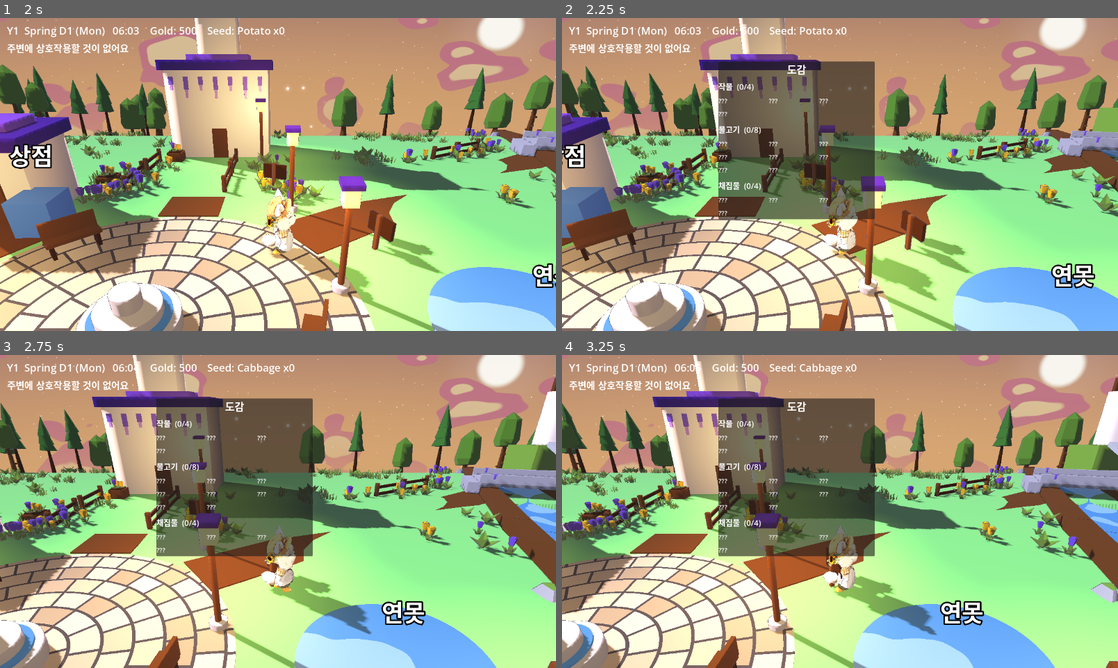
Above: before the commit, frames 1-4 (two rows, left to right).
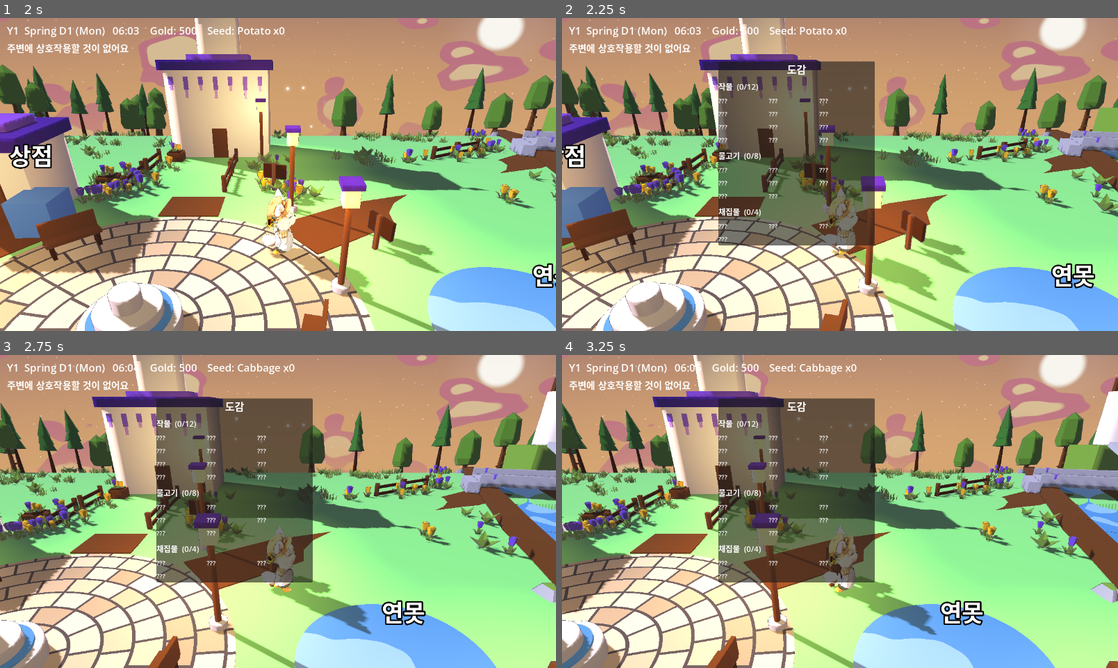
Above: after the commit, the same moments.

Repository: ui2030/cozy_vale
Game: Godot game, scene res://world/world.tscn
Two runs of this game, one before a commit and one after it. Both use one fixed random seed, a clock stepped at 60 frames per second and the inputs below.
Inputs (mouse positions are in pixels of both pictures, inside the frame that each line leads up to):
- Up to frame 1 (2 s): tap Enter at 0.5 s; move the mouse to (400, 158) at 0.52 s; hold D (move_right) 0.53-1.25 s; hold Q (cycle_seed) 0.53-1.25 s; click (400, 158) at 0.67 s; tap Space at 0.77 s; drag from (166, 190) to (250, 237) at 1.27 s
- Up to frame 2 (2.25 s): move the mouse to (895, 105) at 2.02 s; hold D (move_right) from 2.03 s (still down); hold B (collection) from 2.03 s (still down)
- Up to frame 3 (2.75 s): keep holding D (move_right); keep holding B (collection); tap Q (cycle_seed) at 2.3 s
- Up to frame 4 (3.25 s): release D (move_right) at 2.75 s; release B (collection) at 2.75 s; drag from (812, 574) to (673, 464) at 2.77 s

Frame 1 is identical in both runs. In frame 2, 3.0% of the frame differs, in the area x 28-57%, y 21-73%; in frame 3, 3.0%; in frame 4, 3.0%.

Commit message:
feat: 작물 12종 확충 — 여름·가을 8종 + 계절 상점
- 여름 pepper/tomato/corn/watermelon, 가을 carrot/eggplant/cranberry/pumpkin
- corn만 여름·가을 2계절, 겨울은 휴경(낚시·채집의 계절, 설계)
- 상점은 이번 계절 씨앗만 판매, 겨울 재고 0 안내 3곳(HUD·토스트·가방)
- Q 순환·가방 = 보유 ∪ 계절 재고 한 집합, 계절 밖 선택은 active_seed 스냅
- plant()가 철 지난 씨앗 거부(씨앗 증발 방지), 계절 판정 crop_in_season 단일화
- 성장 박스 색 crops.json color 구동(새싹→고유색 lerp)
- 밸런스 gold/day 8~26 대역을 test_core가 데이터로 강제, save v5 트립와이어
- 테스트 10종 PASS, 스샷 lookdev/shots/crops_h1

Diff:
--- a/autoload/game_data.gd
+++ b/autoload/game_data.gd
@@ -50,10 +50,18 @@
 	var seeds := {}
 	for cid in crops:
 		var c: Dictionary = crops[cid]
-		for key in ["name", "seed_id", "grow_days", "sell_price", "seed_cost", "stages"]:
+		for key in ["name", "seed_id", "seasons", "grow_days", "sell_price", "seed_cost", "stages"]:
 			assert(c.has(key), "%s 에 %s 누락" % [cid, key])
 		assert(not seeds.has(c["seed_id"]), "seed_id 중복: " + c["seed_id"])
 		seeds[c["seed_id"]] = true
+		assert(not c["seasons"].is_empty(), "%s 계절 비어있음(어디서도 못 심음)" % cid)
+		for s in c["seasons"]:
+			assert(s in SEASON_IDS, "%s 계절 잘못됨: %s" % [cid, str(s)])
+		# color(성장 단계 색)는 선택 필드 — 있으면 [r,g,b] 0..1. 없으면 런타임 기본값.
+		var col: Array = c.get("color", [])
+		assert(col.is_empty() or col.size() == 3, "%s color = [r,g,b] 아님" % cid)
+		for v in col:
+			assert(float(v) >= 0.0 and float(v) <= 1.0, "%s color 0..1 벗어남: %s" % [cid, str(v)])
 	# 물고기·채집물 필수 필드 + 계절 유효 + difficulty(낚시 판정폭) 범위
 	for fid in fish:
 		var d: Dictionary = fish[fid]
@@ -154,6 +162,19 @@
 func crop_from_seed(seed_id: String) -> String:
 	return _seed_to_crop.get(seed_id, "")
 
+# 그 계절에 심을 수 있는 작물인가 — 상점 재고·심기 차단·계절 고사가 전부 이 한 판정을 쓴다.
+func crop_in_season(crop_id: String, sid: String) -> bool:
+	return sid in crops.get(crop_id, {}).get("seasons", [])
+
+# 그 계절 상점 재고(= 심을 수 있는 씨앗). 정렬은 all_seed_ids 순서 단일 출처라
+# 상점·Q순환·가방 패널의 순서가 어긋날 수 없다. 겨울은 빈 배열(설계: 낚시·채집의 계절).
+func season_seed_ids(sid: String) -> Array:
+	var out := []
+	for seed_id in all_seed_ids():
+		if crop_in_season(_seed_to_crop[seed_id], sid):
+			out.append(seed_id)
+	return out
+
 func sell_price(item_id: String) -> int:
 	for src in [crops, fish, forage]:
 		if src.has(item_id):
--- a/data/crops.json
+++ b/data/crops.json
@@ -1,18 +1,62 @@
 {
 	"crop.turnip": {
 		"name": "Turnip", "seed_id": "seed.turnip", "seasons": ["spring"],
-		"grow_days": 4, "regrow_days": 0, "sell_price": 60, "seed_cost": 20, "stages": 3
+		"grow_days": 4, "regrow_days": 0, "sell_price": 60, "seed_cost": 20, "stages": 3,
+		"color": [0.93, 0.91, 0.85]
 	},
 	"crop.potato": {
 		"name": "Potato", "seed_id": "seed.potato", "seasons": ["spring"],
-		"grow_days": 6, "regrow_days": 0, "sell_price": 90, "seed_cost": 30, "stages": 3
+		"grow_days": 6, "regrow_days": 0, "sell_price": 90, "seed_cost": 30, "stages": 3,
+		"color": [0.70, 0.52, 0.32]
 	},
 	"crop.cabbage": {
 		"name": "Cabbage", "seed_id": "seed.cabbage", "seasons": ["spring"],
-		"grow_days": 5, "regrow_days": 0, "sell_price": 100, "seed_cost": 40, "stages": 3
+		"grow_days": 5, "regrow_days": 0, "sell_price": 100, "seed_cost": 40, "stages": 3,
+		"color": [0.60, 0.82, 0.50]
 	},
 	"crop.strawberry": {
 		"name": "Strawberry", "seed_id": "seed.strawberry", "seasons": ["spring"],
-		"grow_days": 8, "regrow_days": 4, "sell_price": 120, "seed_cost": 50, "stages": 4
+		"grow_days": 8, "regrow_days": 4, "sell_price": 120, "seed_cost": 50, "stages": 4,
+		"color": [0.87, 0.20, 0.30]
+	},
+	"crop.pepper": {
+		"name": "Pepper", "seed_id": "seed.pepper", "seasons": ["summer"],
+		"grow_days": 5, "regrow_days": 2, "sell_price": 50, "seed_cost": 40, "stages": 3,
+		"color": [0.97, 0.80, 0.18]
+	},
+	"crop.tomato": {
+		"name": "Tomato", "seed_id": "seed.tomato", "seasons": ["summer"],
+		"grow_days": 7, "regrow_days": 3, "sell_price": 90, "seed_cost": 60, "stages": 4,
+		"color": [0.95, 0.40, 0.22]
+	},
+	"crop.corn": {
+		"name": "Corn", "seed_id": "seed.corn", "seasons": ["summer", "autumn"],
+		"grow_days": 9, "regrow_days": 0, "sell_price": 170, "seed_cost": 70, "stages": 4,
+		"color": [0.88, 0.80, 0.35]
+	},
+	"crop.watermelon": {
+		"name": "Watermelon", "seed_id": "seed.watermelon", "seasons": ["summer"],
+		"grow_days": 12, "regrow_days": 0, "sell_price": 350, "seed_cost": 120, "stages": 4,
+		"color": [0.16, 0.50, 0.34]
+	},
+	"crop.carrot": {
+		"name": "Carrot", "seed_id": "seed.carrot", "seasons": ["autumn"],
+		"grow_days": 4, "regrow_days": 0, "sell_price": 70, "seed_cost": 25, "stages": 3,
+		"color": [0.98, 0.68, 0.25]
+	},
+	"crop.eggplant": {
+		"name": "Eggplant", "seed_id": "seed.eggplant", "seasons": ["autumn"],
+		"grow_days": 6, "regrow_days": 3, "sell_price": 80, "seed_cost": 50, "stages": 4,
+		"color": [0.45, 0.25, 0.60]
+	},
+	"crop.cranberry": {
+		"name": "Cranberry", "seed_id": "seed.cranberry", "seasons": ["autumn"],
+		"grow_days": 9, "regrow_days": 5, "sell_price": 180, "seed_cost": 100, "stages": 4,
+		"color": [0.75, 0.12, 0.25]
+	},
+	"crop.pumpkin": {
+		"name": "Pumpkin", "seed_id": "seed.pumpkin", "seasons": ["autumn"],
+		"grow_days": 13, "regrow_days": 0, "sell_price": 400, "seed_cost": 130, "stages": 4,
+		"color": [0.88, 0.42, 0.08]
 	}
 }
--- a/farm/farm_system.gd
+++ b/farm/farm_system.gd
@@ -45,7 +45,8 @@
 	if t.is_empty() or t.get("crop_id", "") != "":
 		return false
 	var cid := GameData.crop_from_seed(seed_id)
-	if cid == "":
+	# 철 지난 씨앗은 심는 순간 막는다 — 심으면 다음 아침 _season_deaths가 조용히 없애 씨앗만 증발한다.
+	if cid == "" or not GameData.crop_in_season(cid, GameData.season_id(GameClock.season())):
 		return false
 	t["crop_id"] = cid
 	t["planted_abs_day"] = GameClock.abs_day
@@ -118,13 +119,19 @@
 	for cell in tiles:
 		var t: Dictionary = tiles[cell]
 		if t.get("crop_id", "") != "":
-			var seasons: Array = GameData.crops[t["crop_id"]].get("seasons", [])
-			if not seasons.has(sn):
+			if not GameData.crop_in_season(t["crop_id"], sn):
 				t["crop_id"] = ""
 				t["watered_growth_days"] = 0
 				t["planted_abs_day"] = -1
 
 # ── 시각화 ─────────────────────────────────────────────────────
+const SPROUT := Color(0.35, 0.62, 0.28)   # 새싹 = 전 작물 공통 출발색
+const RIPE_FALLBACK := Color(0.85, 0.75, 0.25)  # color 필드 없는 작물(구데이터) 기본 열매색
+
+func crop_color(crop_id: String) -> Color:
+	var c: Array = GameData.crops.get(crop_id, {}).get("color", [])
+	return Color(c[0], c[1], c[2]) if c.size() == 3 else RIPE_FALLBACK
+
 func _refresh(cell: Vector2i) -> void:
 	var t: Dictionary = tiles.get(cell, {})
 	if t.is_empty():
@@ -150,7 +157,8 @@
 		crop.scale = Vector3(1, frac, 1)
 		crop.position = _center(cell) + Vector3(0, 0.11 + 0.35 * frac, 0)  # 밑면 접지
 		var cm: ShaderMaterial = crop.material_override
-		cm.set_shader_parameter("albedo", Color(0.85, 0.75, 0.25) if is_mature_at(cell) else Color(0.35, 0.62, 0.28))
+		var ripe := crop_color(cid)  # 다 자란 색은 작물별(crops.json) — 12종을 밭에서 구분
+		cm.set_shader_parameter("albedo", ripe if is_mature_at(cell) else SPROUT.lerp(ripe, frac))
 
 func _make_nodes(cell: Vector2i) -> Dictionary:
 	var soil := MeshInstance3D.new()
--- a/player/player.gd
+++ b/player/player.gd
@@ -177,10 +177,13 @@
 			Sfx.play("water")
 		return
 	if not t.is_empty() and t.get("crop_id", "") == "":
-		if selected_seed != "" and count(selected_seed) > 0:  # 갈아엎음 + 씨앗 → 심기
-			if _farm.plant(cell, selected_seed):
-				_remove_item(selected_seed, 1)
+		var sid := active_seed()
+		if sid != "" and count(sid) > 0:  # 갈아엎음 + 씨앗 → 심기
+			if _farm.plant(cell, sid):
+				_remove_item(sid, 1)
 				Sfx.play("plant")
+			else:  # 빈 타일이 확인된 뒤라 실패 사유는 계절뿐 (씨앗은 소모되지 않음)
+				message.emit("지금 계절엔 심을 수 없어요")
 		return
 	if _farm.till(cell):  # 맨땅 → 괭이질
 		Sfx.play("hoe")
@@ -315,19 +318,25 @@
 		SaveManager.request_save("sleep")
 
 func _buy_seed() -> void:
-	if selected_seed == "":
-		return
 	if GameClock.weekday() == 6:  # 일요일 휴무
 		message.emit("Shop closed (Sun)")
 		return
-	var cost := GameData.seed_cost(selected_seed)
-	if gold >= cost:
-		gold -= cost
-		_add_item(selected_seed, 1)
-		Sfx.play("coin")
-		message.emit("Bought " + GameData.display_name(GameData.crop_from_seed(selected_seed)) + " seed")
-	else:
+	var stock := GameData.season_seed_ids(GameData.season_id(GameClock.season()))
+	if stock.is_empty():  # 겨울 = 씨앗 재고 0 (설계상 낚시·채집의 계절)
+		message.emit("이번 계절엔 씨앗을 팔지 않아요")
+		return
+	var sid := active_seed()
+	if not sid in stock:  # 철 지난 보유 씨앗을 든 채 상점에 온 경우
+		message.emit("이번 계절 씨앗만 팔아요 (Q로 전환)")
+		return
+	var cost := GameData.seed_cost(sid)
+	if gold < cost:
 		message.emit("골드 부족")
+		return
+	gold -= cost
+	_add_item(sid, 1)
+	Sfx.play("coin")
+	message.emit("Bought " + GameData.display_name(GameData.crop_from_seed(sid)) + " seed")
 
 # 프러포즈 아이템 구매 (가방 패널 버튼 → 여기). 씨앗 구매와 같은 상점 규칙(휴무·골드).
 # 씨앗 순환·선택 집합엔 넣지 않는다 — 반지는 all_seed_ids 밖의 단일 아이템.
@@ -402,16 +411,35 @@
 	selected_seed = id
 	stats_changed.emit()
 
+# Q 순환·가방 패널 공용 집합: 보유(>0) 씨앗 ∪ 이번 계절 상점 재고.
+# 12종을 통째로 돌리면 소음이라 "지금 쓸 수 있는 것"만 남긴다. 철 지난 보유 씨앗은
+# 재고엔 없어도 남아 있으니 순환·패널 양쪽에 계속 보인다(재고 확인 가능).
+func cycle_seeds() -> Array:
+	var stock := GameData.season_seed_ids(GameData.season_id(GameClock.season()))
+	var out := []
+	for sid in GameData.all_seed_ids():  # 정렬 단일 출처
+		if sid in stock or count(sid) > 0:
+			out.append(sid)
+	return out
+
+# 실제로 적용되는 선택 씨앗. 계절이 바뀌어 선택이 순환 집합 밖으로 밀리면 첫 후보로 스냅해서
+# 읽는 쪽(HUD·상점·심기·패널 강조)을 통일한다 — selected_seed(저장 표면)는 건드리지 않는다.
+func active_seed() -> String:
+	var seeds := cycle_seeds()
+	if seeds.is_empty():  # 겨울 무보유 = 고를 씨앗 자체가 없음
+		return ""
+	return selected_seed if selected_seed in seeds else seeds[0]
+
 func _select_first_seed() -> void:
-	var seeds := GameData.all_seed_ids()
+	var seeds := cycle_seeds()
 	if seeds.size() > 0:
 		selected_seed = seeds[0]
 
 func _cycle_seed() -> void:
-	var seeds := GameData.all_seed_ids()
+	var seeds := cycle_seeds()
 	if seeds.is_empty():
 		return
-	var i := seeds.find(selected_seed)
+	var i := seeds.find(active_seed())  # 스냅된 자리 다음으로 — 계절 바뀐 뒤 첫 Q가 제자리 걸음 안 함
 	selected_seed = seeds[(i + 1) % seeds.size()]
 	stats_changed.emit()
 
--- a/tests/e2e_inventory.gd
+++ b/tests/e2e_inventory.gd
@@ -18,8 +18,9 @@
 	assert(panel.visible, "I → 열림")
 	# 씨앗 버튼 클릭 = selected_seed 교체 (Q 순환과 같은 집합)
 	var player: Node = get_tree().get_first_node_in_group("player")
-	var seeds: Array = GameData.all_seed_ids()
-	var other: String = seeds[1] if seeds[0] == player.selected_seed else seeds[0]
+	var seeds: Array = player.cycle_seeds()  # 패널 목록 = Q 순환 집합(이번 계절 재고 ∪ 보유)
+	assert(seeds.size() >= 2, "봄 시작 = 고를 씨앗 2종 이상 (실제 %d)" % seeds.size())
+	var other: String = seeds[1] if seeds[0] == player.active_seed() else seeds[0]
 	var btns: Array = panel.find_children("", "Button", true, false)  # owned=false: 코드 생성 노드
 	assert(btns.size() == seeds.size() + 1, "씨앗 %d + 반지 1 버튼 (실제 %d)" % [seeds.size(), btns.size()])
 	btns[seeds.find(other)].pressed.emit()  # 반지 행은 씨앗 뒤에 붙어 인덱스 불변
--- /dev/null
+++ b/tests/shot_crops.gd
@@ -0,0 +1,83 @@
+extends Node
+# H-1(작물 12종) 스크린샷 하네스. 창 있는 실행 전용 — 헤드리스는 캡처 불가.
+#   godot --path . res://tests/shot_crops.tscn -- shop|shopseeds|farm
+# world.gd에 검증 훅을 더 얹지 않으려고 배치·촬영을 여기서 한다(쓰기 범위 = tests/).
+# 유저 세이브는 SaveManager.suspended로 막고, 셸에서도 백업/복원한다.
+
+const SHOT_DIR := "res://lookdev/shots/crops_h1/"
+
+func _ready() -> void:
+	SaveManager.suspended = true  # world._ready의 로드는 읽기 전용, 이후 쓰기는 전면 차단
+	add_child(preload("res://world/world.tscn").instantiate())
+	_run.call_deferred()
+
+func _run() -> void:
+	await get_tree().process_frame
+	var args := OS.get_cmdline_user_args()
+	var what: String = args[0] if args.size() > 0 else "farm"
+	# 맑은 평일 정오 (비 오는 컷·상점 휴무 회피). winter 샷만 겨울, 나머지는 여름.
+	var first: int = 84 if what == "winter" else 28
+	for d in range(first, first + 28):
+		GameClock.abs_day = d
+		if not GameData.is_rainy(d) and GameClock.weekday() != 6:
+			break
+	# 상점 컷은 아침 8시 — 정오엔 주민이 상점 앞에 서서 프롬프트가 대화로 먹힌다(가장 가까운 대상 판정).
+	GameClock.game_min = (12 * 60) if what == "farm" else (8 * 60)
+	var player := get_tree().get_first_node_in_group("player")
+	player.gold = 500
+	match what:
+		"farm":
+			_plant_showcase()
+			player.global_position = Vector3(2.5, 2, 6.2)  # 밭 서쪽에 비켜서 작물을 가리지 않게
+			player._face_dir(Vector3(0, 0, -1))
+			# 추종 카메라를 세우고 밭을 내려다보게 수동 배치(world.gd의 여백 샷과 같은 수법).
+			# 플레이어 집이 밭 바로 남쪽이라 기본 추종 위치(+Z 9.5)는 집 안으로 들어간다.
+			var cam: Camera3D = find_child("Camera", true, false)
+			cam.set_process(false)
+			cam.global_position = Vector3(5.5, 7.0, 11.0)
+			cam.look_at(Vector3(5.5, 0.3, 4.0), Vector3.UP)
+		"shopseeds":
+			player.global_position = Vector3(-5, 2, -3.4)
+			player._face_dir(Vector3(0, 0, -1))
+			player._add_item("seed.tomato", 2)   # 이번 계절 보유
+			player._add_item("seed.turnip", 1)   # 철 지난 보유분도 목록에 남는지 확인용
+			_open_bag()
+		"winter":
+			player.global_position = Vector3(-5, 2, -3.4)  # 겨울 상점: 재고 0 처리 확인
+			player._face_dir(Vector3(0, 0, -1))
+			_open_bag()
+		_:  # shop — 상점 프롬프트 + 실제 구매 토스트
+			player.global_position = Vector3(-5, 2, -3.4)
+			player._face_dir(Vector3(0, 0, -1))
+	await get_tree().create_timer(1.5).timeout  # 착지 + 조명·물 셰이더 안정
+	if what == "shop" or what == "winter":
+		player._buy_seed()  # 여름 = 제철 씨앗 구매 성공 / 겨울 = 재고 없음 안내
+		await get_tree().create_timer(0.2).timeout
+	await RenderingServer.frame_post_draw
+	var img := get_viewport().get_texture().get_image()
+	DirAccess.make_dir_recursive_absolute(SHOT_DIR)
+	img.save_png(SHOT_DIR + what + ".png")
+	print("saved ", SHOT_DIR, what, ".png  season=", GameData.season_id(GameClock.season()),
+		" day=", GameClock.day_of_season(), " rain=", GameData.is_rainy(GameClock.abs_day))
+	get_tree().quit()
+
+func _open_bag() -> void:
+	var panel := get_tree().get_first_node_in_group("inventory_panel")
+	panel.visible = true
+	panel._rebuild()
+
+# 여름 밭 진열: 성장 중 / 다 자람을 나란히 두고 작물별 색을 한 컷에 담는다.
+func _plant_showcase() -> void:
+	var farm := get_tree().get_first_node_in_group("farm")
+	for r in [  # [칸, 씨앗, 물 준 성장일] — grow_days 도달 = 성숙
+		[Vector2i(4, 5), "seed.tomato", 2], [Vector2i(5, 5), "seed.tomato", 7],
+		[Vector2i(6, 5), "seed.pepper", 5], [Vector2i(7, 5), "seed.watermelon", 12],
+		[Vector2i(4, 4), "seed.corn", 4], [Vector2i(5, 4), "seed.corn", 9],
+		[Vector2i(6, 4), "seed.watermelon", 6], [Vector2i(7, 4), "seed.pepper", 2],
+	]:
+		var cell: Vector2i = r[0]
+		farm.till(cell)
+		farm.plant(cell, r[1])
+		farm.tiles[cell]["watered_growth_days"] = int(r[2])
+		farm.tiles[cell]["watered"] = true
+		farm._refresh(cell)
--- /dev/null
+++ b/tests/shot_crops.tscn
@@ -0,0 +1,6 @@
+[gd_scene load_steps=2 format=3]
+
+[ext_resource type="Script" path="res://tests/shot_crops.gd" id="1"]
+
+[node name="ShotCrops" type="Node"]
+script = ExtResource("1")
--- a/tests/test_core.gd
+++ b/tests/test_core.gd
@@ -23,6 +23,7 @@
 	_test_bak_fallback()
 	_test_migration_v1_v2()
 	_test_farm_loop()
+	_test_crops_h1()
 	_test_npc()
 	_test_npc_roster()
 	_test_wander()
@@ -120,6 +121,7 @@
 func _test_farm_loop() -> void:
 	GameClock.abs_day = _clear_run(6)  # 이 테스트는 수동 물주기 경로 — 맑은 구간에서만 유효
 	assert(GameClock.abs_day >= 0, "봄에 맑은 6일 연속 구간이 없음 (RAIN_PCT 재조정 필요)")
+	assert(GameData.season_id(GameClock.season()) == "spring", "전제: 봄(계절 밖 씨앗은 심기가 거부됨)")
 	GameClock.game_min = 360
 	var cell := Vector2i(1, 3)
 	assert(_farm.till(cell), "괭이질")
@@ -142,6 +144,136 @@
 	var before := int(_farm.get_tile(c2)["watered_growth_days"])
 	GameClock.sleep_to_morning()  # 물 안 줌
 	assert(int(_farm.get_tile(c2)["watered_growth_days"]) == before, "물 안 주면 성장 정지")
+
+# ── H-1: 작물 12종 (봄4·여름4·가을4·겨울0) ──────────────────────
+# 28일 계절에 밭 한 칸이 내는 gold/day. 단발 작물은 즉시 재파종, 재수확 작물은 regrow 주기로 계산.
+# 밸런스 대역이 데이터로만 유지되도록 게임 코드가 아니라 테스트에 둔다(런타임은 이 값을 안 쓴다).
+func _gold_per_day(d: Dictionary) -> float:
+	var season := GameClock.DAYS_PER_SEASON
+	var grow := int(d["grow_days"])
+	var regrow := int(d.get("regrow_days", 0))
+	var sell := int(d["sell_price"])
+	var cost := int(d["seed_cost"])
+	if regrow > 0:
+		var harvests := 1 + maxi(0, (season - grow) / regrow)
+		return float(harvests * sell - cost) / float(season)
+	var cycles := season / grow
+	return float(cycles * (sell - cost)) / float(season)
+
+func _test_crops_h1() -> void:
+	# ── 데이터 정합: 종수·계절 분포·겨울 공백(설계)·색 구분
+	assert(GameData.crops.size() == 12, "작물 12종 (실제 %d)" % GameData.crops.size())
+	assert(GameData.season_seed_ids("spring").size() == 4, "봄 씨앗 4종")
+	assert(GameData.season_seed_ids("summer").size() == 4, "여름 씨앗 4종")
+	assert(GameData.season_seed_ids("autumn").size() == 5, "가을 씨앗 5종(가을 전용 4 + 두 계절 corn)")
+	assert(GameData.season_seed_ids("winter").is_empty(), "겨울 = 씨앗 없음(설계: 낚시·채집의 계절)")
+	assert(GameData.crop_in_season("crop.corn", "summer") and GameData.crop_in_season("crop.corn", "autumn"),
+		"corn = 여름·가을 두 계절 작물")
+	var colors := {}
+	for cid in GameData.crops:
+		var c: Array = GameData.crops[cid].get("color", [])
+		assert(c.size() == 3, "%s color 없음(밭에서 구분 불가)" % cid)
+		var key := "%.2f,%.2f,%.2f" % [c[0], c[1], c[2]]
+		assert(not colors.has(key), "성장 단계 색 중복: %s ↔ %s" % [cid, str(colors.get(key))])
+		colors[key] = cid
+		# 씨앗 ↔ 작물 왕복 (참조 무결성은 GameData._validate가 보지만 신규 8종 매핑을 명시 확인)
+		assert(GameData.crop_from_seed(GameData.crops[cid]["seed_id"]) == cid, "%s 씨앗 매핑" % cid)
+	# 밭 시각화가 실제로 데이터 색을 쓴다(하드코딩 회귀 방지)
+	assert(_farm.crop_color("crop.pumpkin") != _farm.crop_color("crop.eggplant"), "작물별 색 반영")
+	assert(_farm.crop_color("crop.unknown") == _farm.RIPE_FALLBACK, "color 없는 id = 기본 열매색")
+
+	# ── 밸런스 대역: 계절 안에서 한 작물이 압도하지 않는다
+	var per_season := {}
+	for cid in GameData.crops:
+		var gpd := _gold_per_day(GameData.crops[cid])
+		assert(gpd >= 8.0 and gpd <= 26.0, "%s gold/day 대역(8~26) 밖: %.2f" % [cid, gpd])
+		for s in GameData.crops[cid]["seasons"]:
+			if not per_season.has(s):
+				per_season[s] = []
+			per_season[s].append(gpd)
+	for s in per_season:
+		var lo: float = per_season[s].min()
+		var hi: float = per_season[s].max()
+		assert(hi / lo <= 3.0, "%s 계절 내 수익 격차 %.2f배 (상한 3배)" % [s, hi / lo])
+
+	# ── 여름 재배 루프 (재수확 작물 tomato: 7일 성숙 → 수확 → 3일 재성숙)
+	GameClock.abs_day = 28  # 여름 D1
+	GameClock.game_min = 360
+	assert(GameData.season_id(GameClock.season()) == "summer" and GameClock.day_of_season() == 1, "전제: 여름 D1")
+	var cell := Vector2i(6, 3)
+	assert(_farm.till(cell), "여름 괭이질")
+	assert(not _farm.plant(cell, "seed.turnip"), "철 지난 봄 씨앗은 심기 거부(다음 아침 증발 방지)")
+	assert(_farm.plant(cell, "seed.tomato"), "여름 씨앗 심기")
+	for _i in 7:
+		_farm.water(cell)  # 비 오는 날은 이미 젖어 false — 결과는 보지 않는다
+		GameClock.sleep_to_morning()
+	assert(_farm.is_mature_at(cell), "tomato 7일 = 성숙")
+	assert(_farm.harvest(cell) == "crop.tomato", "여름 수확")
+	assert(_farm.get_tile(cell)["crop_id"] == "crop.tomato" and not _farm.is_mature_at(cell), "재수확 작물 = 그루 유지")
+	for _j in 3:
+		_farm.water(cell)
+		GameClock.sleep_to_morning()
+	assert(_farm.is_mature_at(cell), "regrow 3일 = 재성숙")
+	assert(_farm.harvest(cell) == "crop.tomato", "재수확")
+
+	# ── 계절 경계 고사: 여름 막날 심은 여름 작물은 죽고, 두 계절 작물(corn)은 산다
+	GameClock.abs_day = 55  # 여름 D28
+	assert(GameClock.day_of_season() == 28, "전제: 여름 마지막 날")
+	var c_die := Vector2i(6, 4)
+	var c_live := Vector2i(7, 4)
+	assert(_farm.till(c_die) and _farm.till(c_live), "막날 괭이질")
+	assert(_farm.plant(c_die, "seed.tomato") and _farm.plant(c_live, "seed.corn"), "막날 심기")
+	GameClock.sleep_to_morning()  # → 가을 D1
+	assert(GameData.season_id(GameClock.season()) == "autumn", "가을 진입")
+	assert(_farm.get_tile(c_die)["crop_id"] == "", "철 지난 작물 고사")
+	assert(_farm.get_tile(c_live)["crop_id"] == "crop.corn", "여름·가을 작물은 계절 경계 생존")
+	GameClock.abs_day = 83  # 가을 D28
+	GameClock.sleep_to_morning()  # → 겨울 D1
+	assert(GameData.season_id(GameClock.season()) == "winter", "겨울 진입")
+	assert(_farm.get_tile(c_live)["crop_id"] == "", "겨울엔 corn도 고사")
+	var c_win := Vector2i(5, 5)
+	assert(_farm.till(c_win) and not _farm.plant(c_win, "seed.carrot"), "겨울엔 어떤 씨앗도 못 심음")
+
+	# ── 상점 계절 재고 + 씨앗 순환 집합 (씬 트리 없이 순수 로직)
+	var p: Node = preload("res://player/player.gd").new()
+	p.gold = 1000
+	GameClock.abs_day = 28  # 여름 D1 (월요일 = 영업일)
+	assert(GameClock.weekday() != 6, "전제: 상점 영업일")
+	p.selected_seed = "seed.turnip"  # 봄 씨앗을 든 채 여름 상점 앞
+	assert(p.cycle_seeds() == GameData.season_seed_ids("summer"), "무보유 = 순환 집합이 이번 계절 재고와 동일")
+	assert(p.active_seed() == "seed.pepper", "계절 밖 선택 → 첫 후보로 스냅: %s" % p.active_seed())
+	assert(p.selected_seed == "seed.turnip", "스냅은 표시용 — 저장 표면(selected_seed)은 불변")
+	p._buy_seed()
+	assert(p.count("seed.pepper") == 1 and p.gold == 960, "여름 상점 = 여름 씨앗 구매 (gold %d)" % p.gold)
+	# 보유한 철 지난 씨앗: 순환·패널엔 남지만 상점은 거부
+	p._add_item("seed.turnip", 1)
+	assert("seed.turnip" in p.cycle_seeds(), "보유 중인 철 지난 씨앗도 순환 집합에 보임")
+	assert(p.active_seed() == "seed.turnip", "보유하면 그 선택이 다시 유효")
+	var g0: int = p.gold
+	p._buy_seed()
+	assert(p.gold == g0 and p.count("seed.turnip") == 1, "철 지난 씨앗은 상점이 거부(골드·수량 무변경)")
+	# Q 순환은 집합 안에서만 돌고, 스냅 자리에서 제자리걸음하지 않는다
+	var set0: Array = p.cycle_seeds()
+	p._cycle_seed()
+	assert(p.selected_seed in set0 and p.selected_seed != "seed.turnip", "Q = 집합 내 다음 항목: %s" % p.selected_seed)
+	# 겨울: 재고 0 → 구매 불가, 순환은 보유분만
+	GameClock.abs_day = 84  # 겨울 D1
+	assert(GameData.season_id(GameClock.season()) == "winter" and GameClock.weekday() != 6, "전제: 겨울 영업일")
+	var gw: int = p.gold
+	p._buy_seed()
+	assert(p.gold == gw, "겨울엔 씨앗 구매 불가(재고 0)")
+	assert(p.cycle_seeds() == ["seed.turnip", "seed.pepper"], "겨울 순환 = 보유분만: %s" % str(p.cycle_seeds()))
+	p._remove_item("seed.turnip", 1)
+	p._remove_item("seed.pepper", 1)
+	assert(p.cycle_seeds().is_empty() and p.active_seed() == "", "겨울 무보유 = 고를 씨앗 없음(HUD '-')")
+	p._cycle_seed()  # 빈 집합에서도 크래시 없이 무동작
+	assert(p.active_seed() == "", "빈 집합 Q 무동작")
+	p.free()
+
+	# ── 세이브 표면: 작물 id 추가는 포맷 무변경 (무심코 범프하는 것을 잡는 트립와이어)
+	assert(SaveManager.VERSION == 5, "작물 추가 = 세이브 포맷 무변경 (VERSION 5 유지)")
+	GameClock.abs_day = 0  # 뒤 테스트를 위해 봄으로 원복
+	GameClock.game_min = 360
 
 func _test_npc() -> void:
 	GameClock.abs_day = 0  # spring D1, 생일 아님
@@ -726,6 +858,7 @@
 	assert(rd > 0 and cd > rd, "봄에 비/맑음 검증일 확보 (rd=%d cd=%d)" % [rd, cd])
 	GameClock.abs_day = rd - 1
 	GameClock.game_min = 1300
+	assert(GameData.season_id(GameClock.season()) == "spring", "전제: 봄(계절 밖 씨앗은 심기가 거부됨)")
 	var cell := Vector2i(4, 4)
 	assert(_farm.till(cell) and _farm.plant(cell, "seed.turnip"), "검증용 심기")
 	GameClock.sleep_to_morning()   # → rd (비)
--- a/ui/hud.gd
+++ b/ui/hud.gd
@@ -55,6 +55,9 @@
 		WD_EN[c.weekday()], c.hour(), c.minute(),
 	]
 	if _player != null:
-		var seed_name := GameData.display_name(GameData.crop_from_seed(_player.selected_seed))
-		line += "    Gold: %d    Seed: %s x%d" % [_player.gold, seed_name, _player.count(_player.selected_seed)]
+		var sid: String = _player.active_seed()  # 계절 밖 선택은 스냅된 값으로 표시
+		var seed_txt := "-" if sid == "" else "%s x%d" % [
+			GameData.display_name(GameData.crop_from_seed(sid)), _player.count(sid),
+		]
+		line += "    Gold: %d    Seed: %s" % [_player.gold, seed_txt]
 	_label.text = line
--- a/ui/inventory_panel.gd
+++ b/ui/inventory_panel.gd
@@ -23,6 +23,8 @@
 	var p := get_tree().get_first_node_in_group("player")
 	if p != null:  # 열려 있는 동안 수확·판매·씨앗변경 반영 (닫혀 있으면 열 때 어차피 다시 그림)
 		p.stats_changed.connect(func(): if visible: _rebuild())
+	# 계절이 바뀌면 씨앗 목록(= 이번 계절 재고 ∪ 보유)이 통째로 달라진다
+	GameClock.day_changed.connect(func(_p, _a): if visible: _rebuild())
 
 func _unhandled_input(event: InputEvent) -> void:
 	if event.is_action_pressed("inventory"):
@@ -55,7 +57,13 @@
 	gold.text = "Gold: %d" % p.gold
 	_list.add_child(gold)
 	_head("씨앗 (클릭 = 선택, Q = 순환)")
-	for sid in GameData.all_seed_ids():
+	var seeds: Array = p.cycle_seeds()
+	if seeds.is_empty():  # 겨울 + 보유 0 = 고를 씨앗 없음 (빈 목록을 그대로 두지 않는다)
+		var none := Label.new()
+		none.add_theme_font_size_override("font_size", 16)
+		none.text = "  (이번 계절엔 씨앗이 없어요)"
+		_list.add_child(none)
+	for sid in seeds:
 		_list.add_child(_seed_btn(p, sid))
 	_list.add_child(_ring_btn(p))
 	_head("소지품")
@@ -98,7 +106,7 @@
 # 씨앗 ID는 display_name 소스(작물·물고기·채집물)에 없다 — 작물 이름으로 되짚어 표기.
 func _seed_btn(p: Node, sid: String) -> Button:
 	var b := Button.new()
-	var sel: bool = sid == p.selected_seed
+	var sel: bool = sid == p.active_seed()
 	b.text = "%s %s Seed   x%d" % [
 		"▶" if sel else "  ", GameData.display_name(GameData.crop_from_seed(sid)), p.count(sid),
 	]
